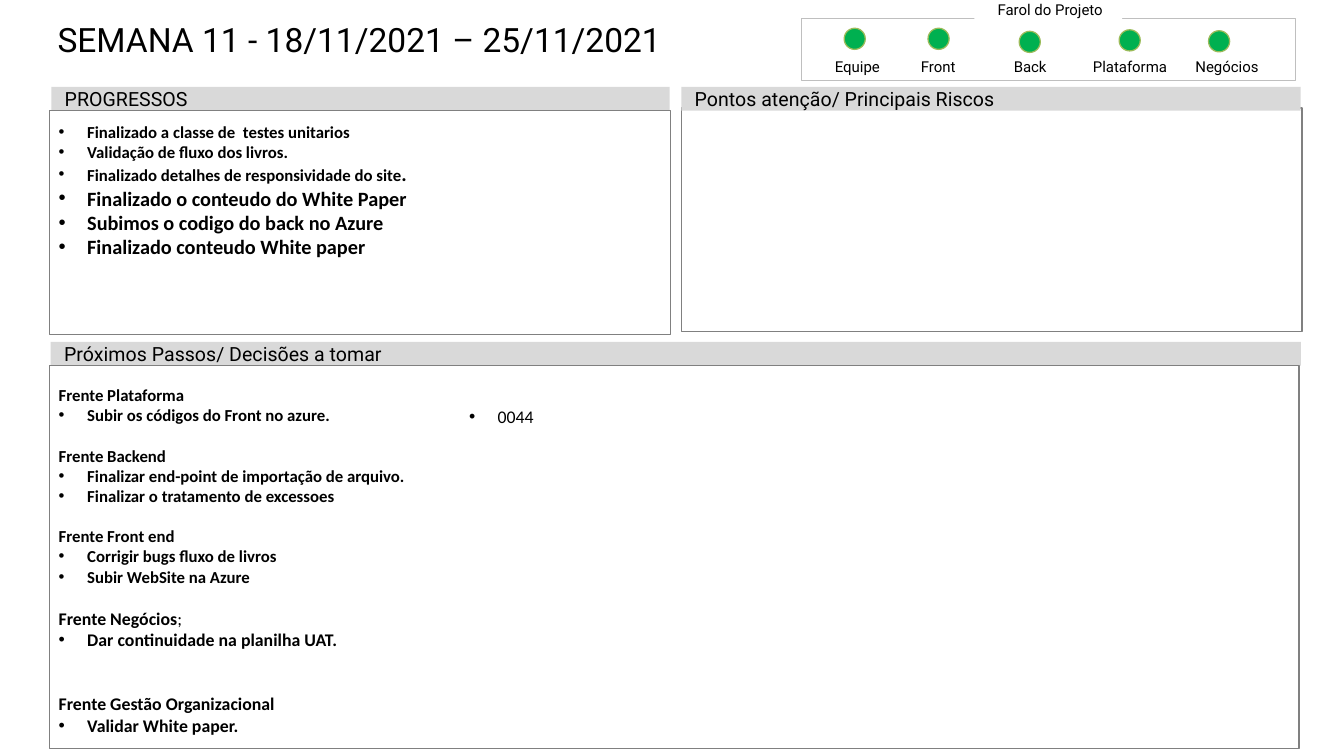
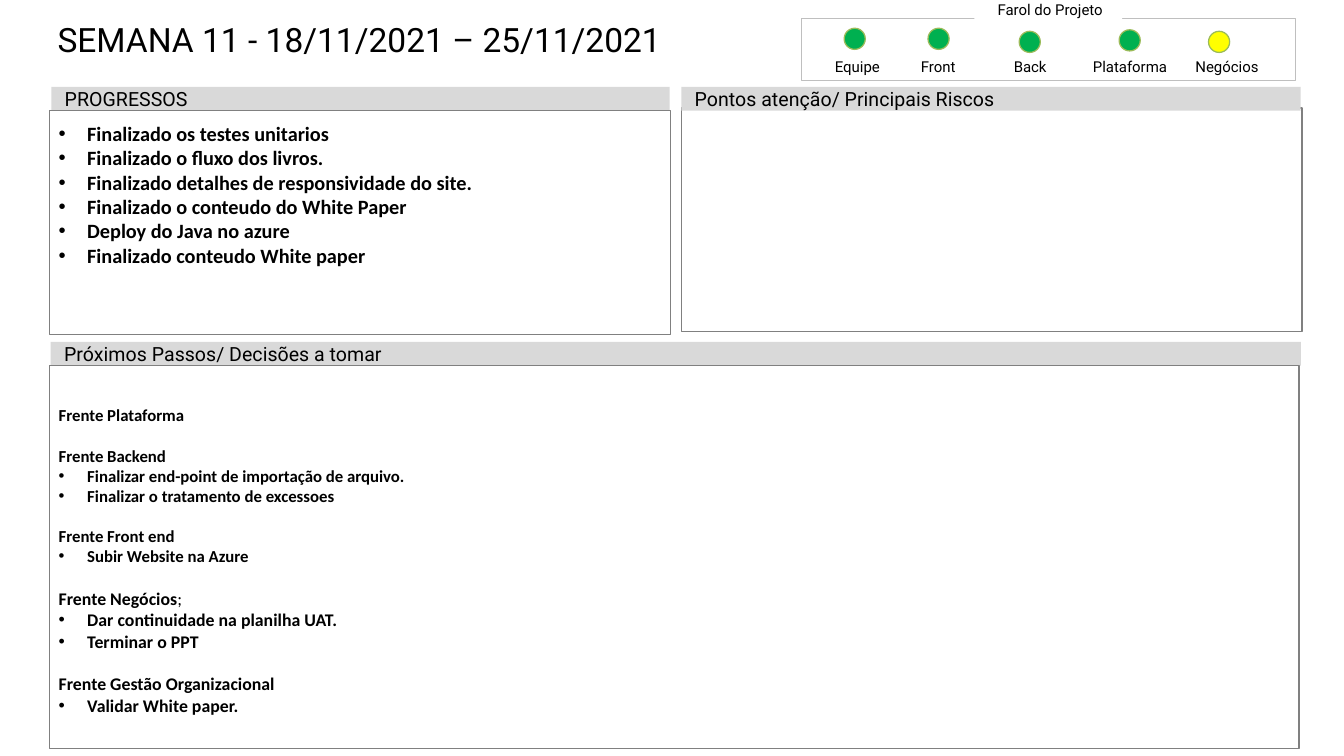
Before and after one commit to Luis-Silva80/grupo05-adsa, a slide deck: slide 14 of Documentação/EngenhariaDeSoftware/Mod_Status_Report-PI20202.pptx. Drawn at 1344x756 pixels with LibreOffice and Linux fonts; fonts in the diff are those of the drawing. Boxes give left, top, right and bottom in pixels: in the first picture for what was removed or moved away, otherwise in the second. Text is boxed around its words. In the diff, an @@ line names an element or a change of style, - is before the commit and + after.

```diff
--- a/Documentação/EngenhariaDeSoftware/Mod_Status_Report-PI20202.pptx
+++ b/Documentação/EngenhariaDeSoftware/Mod_Status_Report-PI20202.pptx
@@ ellipse at [1209, 31, 1230, 52]: fill #00B050 to #FFFF00 @@
@@ text in rectangle at [87, 126, 329, 165]: text changed; size 13.2 to 16 pt @@
-  • Finalizado a classe de testes unitarios
-  • Validação de fluxo dos livros.
+  • Finalizado os testes unitarios
+  • Finalizado o fluxo dos livros.
@@ text in rectangle at [87, 175, 472, 194]: size 13.2 to 16 pt in "Finalizado detalhes de responsividade do site." @@
@@ text in rectangle at [276, 191, 383, 230]: paragraph removed @@
-  • Subir os códigos do Front no azure.
@@ text in rectangle at [87, 223, 290, 242]: text changed @@
-  • Subimos o codigo do back no Azure
+  • Deploy do Java no azure
@@ text in rectangle at [498, 411, 534, 423]: paragraph removed @@
-  • 0044
@@ text in rectangle at [87, 550, 249, 562]: text changed @@
-  • Corrigir bugs fluxo de livros
-  • Subir WebSite na Azure
+  • Subir Website na Azure
@@ text in rectangle at [87, 635, 199, 648]: paragraph added @@
+  • Terminar o PPT
```
Also in this commit, not shown: 1 other slide changed, 1 other file.
